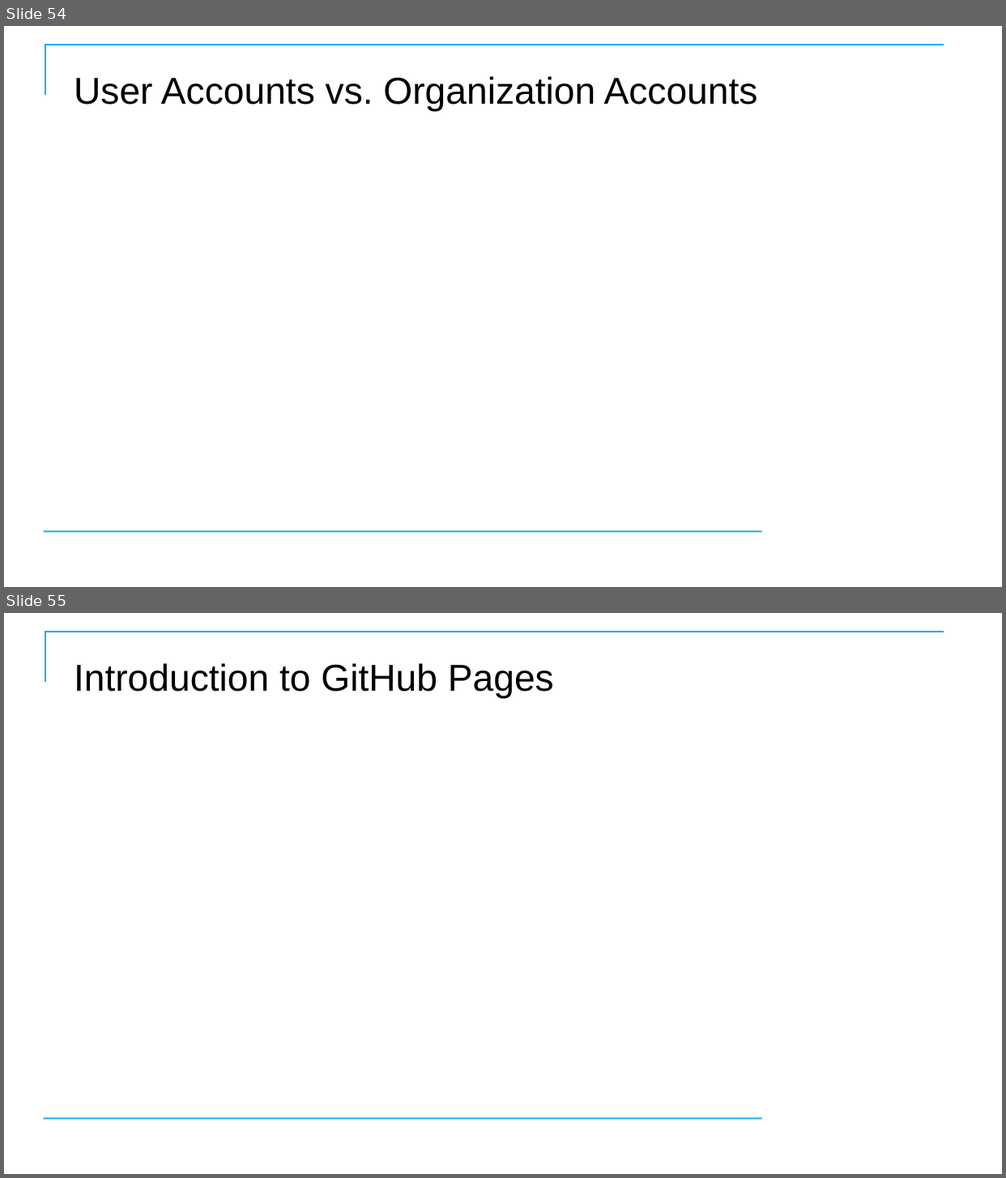
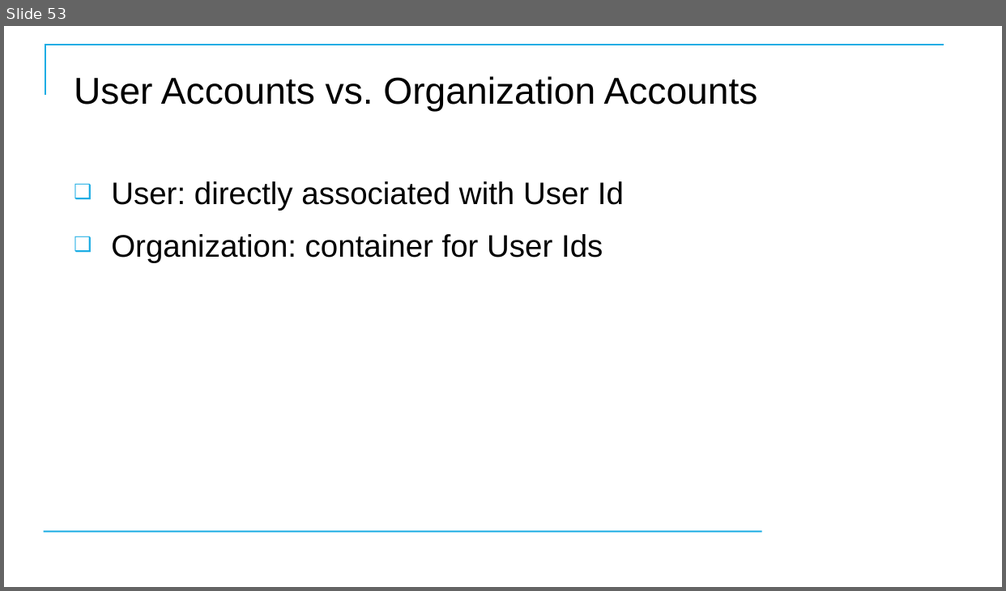
Before and after one commit to CostelloTechnicalConsulting/XGHDEV, a slide deck: ppt/XGHDEV.pptx. Shown one above the other, each under a label of ours: slides 54 and 55 before the commit, slide 53 after it. The pictures are 1006x1178 and 1006x591 pixels, drawn with LibreOffice and Linux fonts; fonts in the diff are those of the drawing; background and template pictures are left out. Boxes give left, top, right and bottom in pixels: in the first picture for what was removed or moved away, otherwise in the second. Text is boxed around its words. In the diff, an @@ line names an element or a change of style, - is before the commit and + after.

```diff
--- a/ppt/XGHDEV.pptx
+++ b/ppt/XGHDEV.pptx
@@ slide 55 removed at (4,613,1002,1174), background #FFFFFF; not listed: 2 template elements that a slide beside it also shows @@
@@ title removed at (74,663,554,699) @@
-Introduction to GitHub Pages
@@ what was slide 54 is now slide 53 @@
@@ slide 53 changed as well @@
@@ text added at (111,182,624,263), 30 pt, text #000000 @@
+❑ User: directly associated with User Id
+❑ Organization: container for User Ids
```
Also in this commit, not shown: 41 other slides changed, 6 other slides removed.
